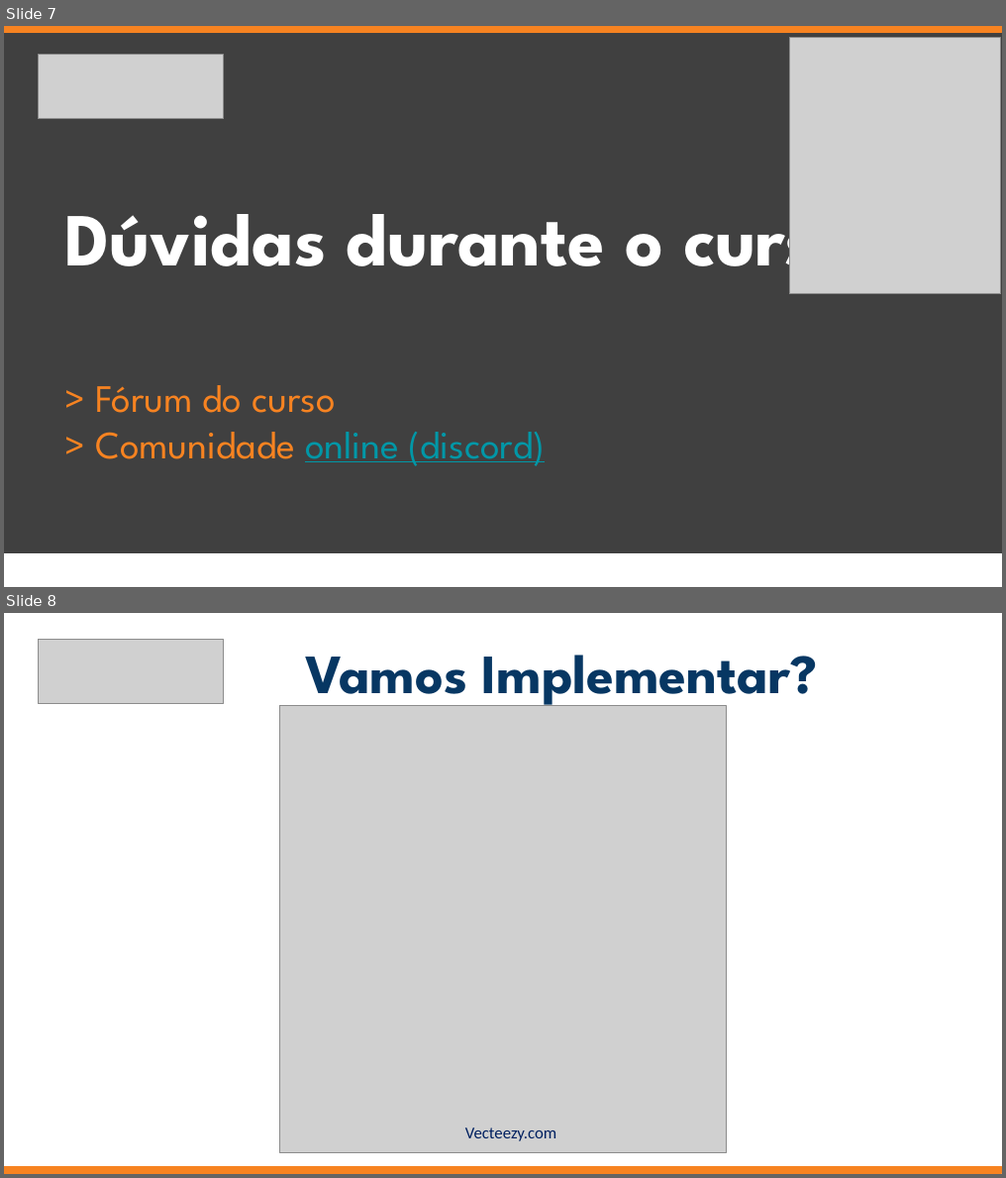
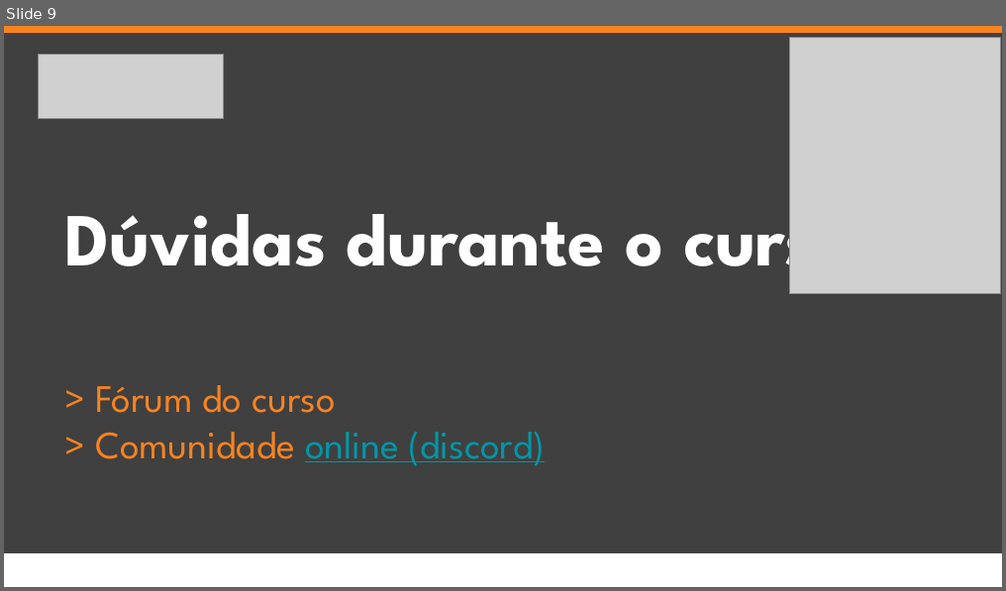
Before and after one commit to jrdutra/estruturaDeDadosJavaDio, a slide deck: apresentacoes/Aula5/Etapa1.pptx. Shown one above the other, each under a label of ours: slides 7 and 8 before the commit, slide 9 after it. The pictures are 1006x1178 and 1006x591 pixels, drawn with LibreOffice and Linux fonts; fonts in the diff are those of the drawing; grey boxes stand for pictures. Boxes give left, top, right and bottom in pixels: in the first picture for what was removed or moved away, otherwise in the second. Text is boxed around its words. In the diff, an @@ line names an element or a change of style, - is before the commit and + after.

```diff
--- a/apresentacoes/Aula5/Etapa1.pptx
+++ b/apresentacoes/Aula5/Etapa1.pptx
@@ slide 8 removed at (x1=4, y1=613, x2=1002, y2=1174), background #FFFFFF @@
@@ picture removed at (x1=38, y1=640, x2=224, y2=705) @@
@@ subtitle removed at (x1=305, y1=655, x2=817, y2=710) @@
-Vamos Implementar?
@@ picture removed at (x1=279, y1=706, x2=727, y2=1153) @@
@@ text removed at (x1=465, y1=1128, x2=556, y2=1142) @@
-Vecteezy.com
@@ rectangle removed at (x1=4, y1=1166, x2=1002, y2=1172) @@
@@ what was slide 7 is now slide 9 @@
```
Also in this commit, not shown: 1 slide changed, 2 slides added, 45 other files.
